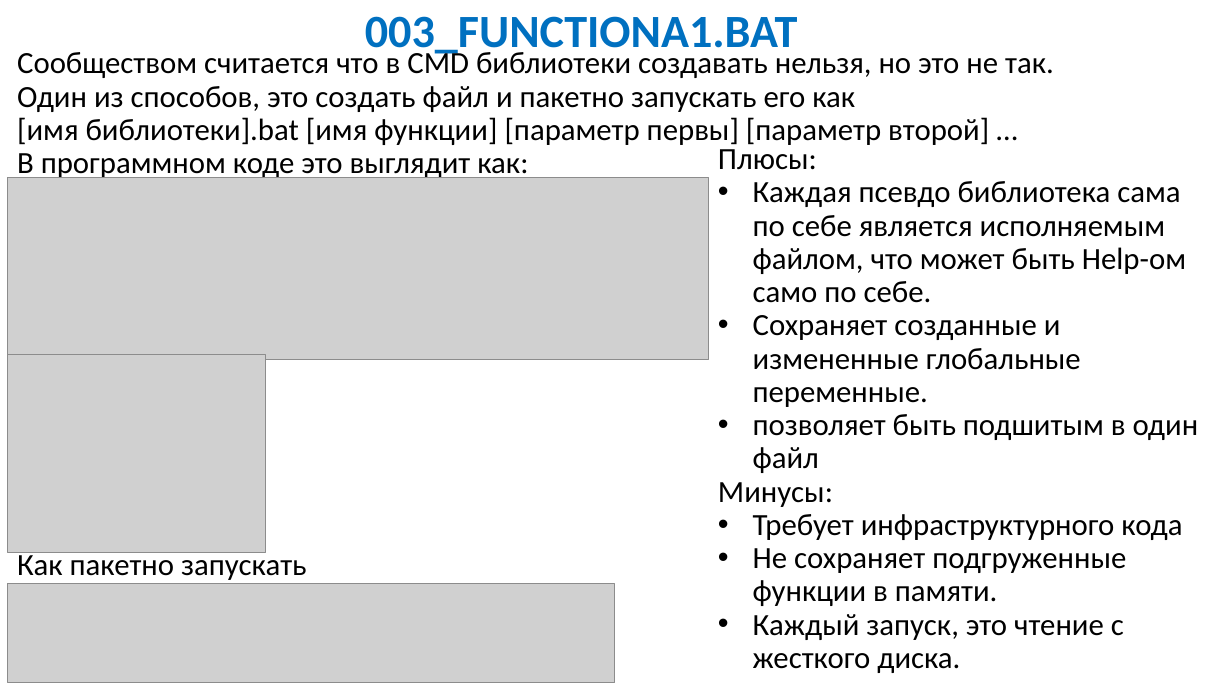
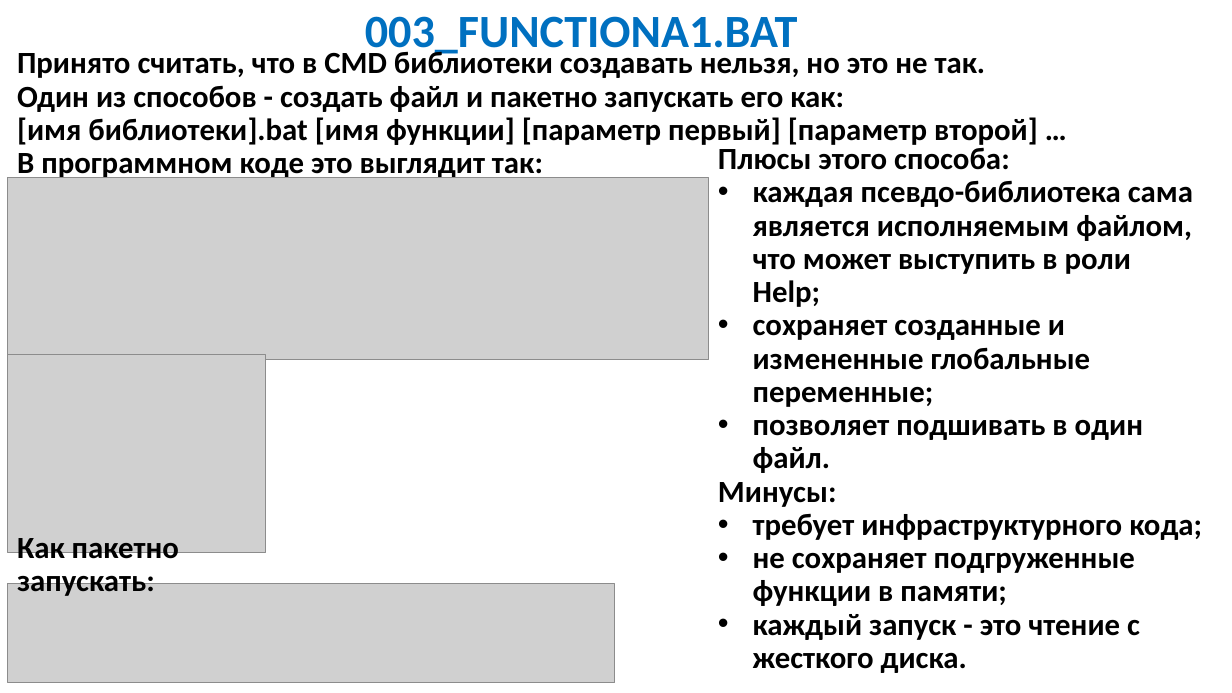
Before and after one commit to IvanSibirevV2/HowTo_Bat, a slide deck: slide 21 of Workshop/WShop.pptx. Drawn at 1232x693 pixels with LibreOffice and Linux fonts; fonts in the diff are those of the drawing; grey boxes stand for pictures. Boxes give left, top, right and bottom in pixels: in the first picture for what was removed or moved away, otherwise in the second. Text is boxed around its words. In the diff, an @@ line names an element or a change of style, - is before the commit and + after.

```diff
--- a/Workshop/WShop.pptx
+++ b/Workshop/WShop.pptx
@@ text at [17,49,1038,181]: text changed; bold on @@
-Сообществом считается что в CMD библиотеки создавать нельзя, но это не так.
-Один из способов, это создать файл и пакетно запускать его как
-[имя библиотеки].bat [имя функции] [параметр первы] [параметр второй] …
-В программном коде это выглядит как:
+Принято считать, что в CMD библиотеки создавать нельзя, но это не так.
+Один из способов - создать файл и пакетно запускать его как:
+[имя библиотеки].bat [имя функции] [параметр первый] [параметр второй] …
+В программном коде это выглядит так:
@@ text at [718,143,1193,473]: text changed; bold on @@
-Плюсы:
-• Каждая псевдо библиотека сама по себе является исполняемым файлом, что может быть Help-ом само по себе.
-• Cохраняет созданные и измененные глобальные переменные.
-• позволяет быть подшитым в один файл
+Плюсы этого способа:
+• каждая псевдо-библиотека сама является исполняемым файлом, что может выступить в роли Help;
+• сохраняет созданные и измененные глобальные переменные;
+• позволяет подшивать в один файл.
@@ text at [718,482,837,507]: bold on in "Минусы:" @@
@@ text at [17,538,179,596]: text changed; bold on @@
-Как пакетно запускать
+Как пакетно запускать:
@@ text at [753,514,1202,673]: text changed; bold on @@
-• Требует инфраструктурного кода
-• Не сохраняет подгруженные функции в памяти.
-• Каждый запуск, это чтение с жесткого диска.
+• требует инфраструктурного кода;
+• не сохраняет подгруженные функции в памяти;
+• каждый запуск - это чтение с жесткого диска.
```
Also in this commit, not shown: 26 other slides changed, 1 slide removed, 1 other file.
